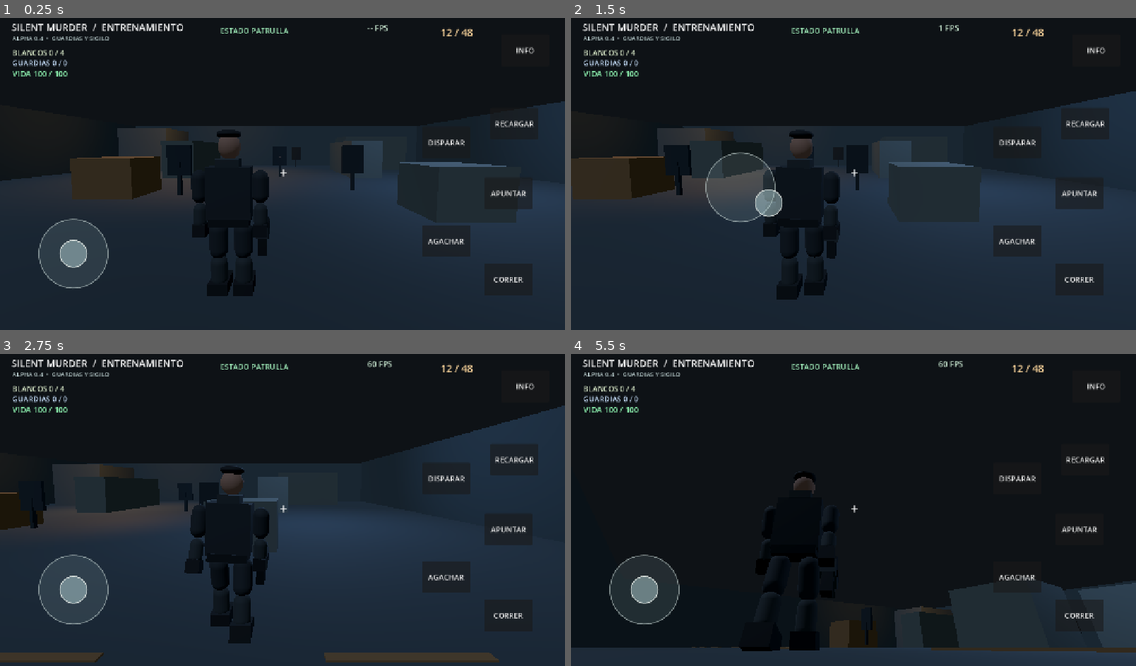
Above: before the commit, frames 1-4 (two rows, left to right).
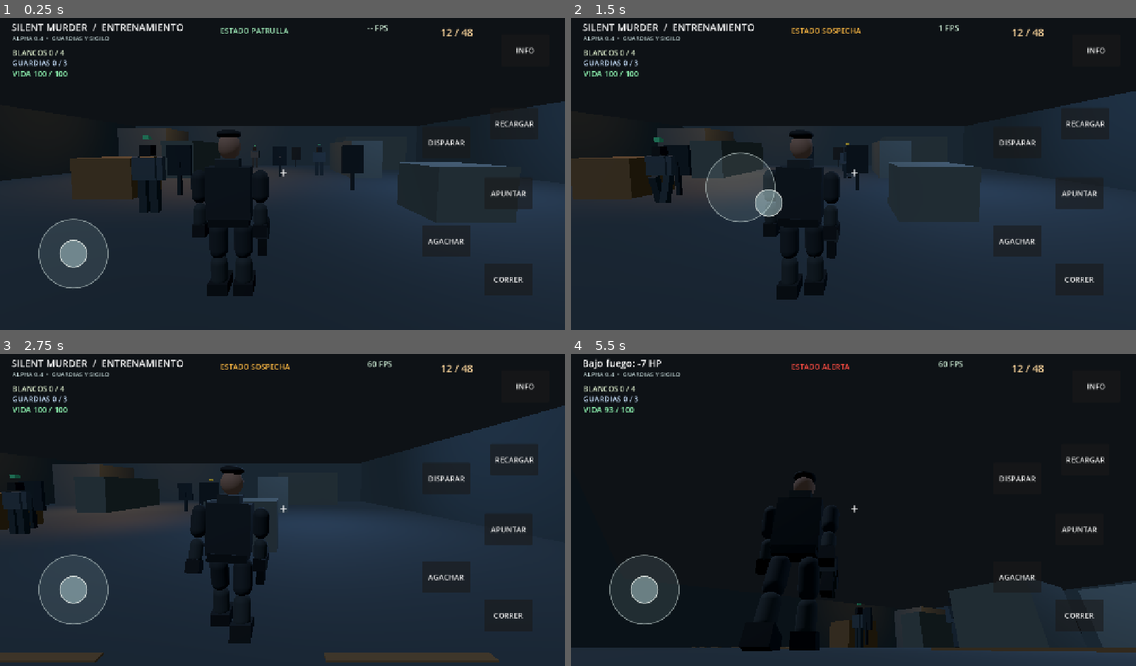
Above: after the commit, the same moments.

Repository: LoloscarPrr/Silent-murder
Game: Godot game, scene res://scenes/main.tscn
The game is run twice, just before and just after one commit, with the same random seed, the same clock (stepped at 60 frames per second) and the same inputs.
Inputs (mouse positions are in pixels of both pictures, inside the frame that each line leads up to):
- Up to frame 1 (0.25 s): no input
- Up to frame 2 (1.5 s): move the mouse to (977, 155) at 0.52 s; hold Right (ui_right) 0.53-1.25 s; click (977, 155) at 0.67 s; drag from (740, 186) to (825, 233) at 1.27 s
- Up to frame 3 (2.75 s): move the mouse to (339, 438) at 2.02 s; hold Right (ui_right) from 2.03 s (still down)
- Up to frame 4 (5.5 s): release Right (ui_right) at 2.75 s; drag from (825, 569) to (684, 460) at 2.77 s; move the mouse to (1023, 553) at 3.52 s; hold Left (ui_left) 3.53-4.25 s; drag from (684, 460) to (768, 428) at 4.27 s; move the mouse to (881, 506) at 5.02 s; hold Down (ui_down) from 5.03 s (still down); click (881, 506) at 5.17 s

The runs differ from the first frame. In frame 1, 0.8% of the frame differs, in the area x 11-57%, y 13-63%; in frame 2, 0.7%; in frame 3, 0.5%; in frame 4, 0.9%, in the area x 2-68%, y 1-95%.
Error before the commit: Parse Error: Cannot infer the type of "crouched" variable because the value doesn't have a set type. (res://scripts/guard_ai.gd:124)

Commit message:
fix(0.4): tipar visibilidad de sigilo en guardias

Diff:
--- a/scripts/guard_ai.gd
+++ b/scripts/guard_ai.gd
@@ -121,7 +121,7 @@
  if player == null or not is_instance_valid(player):
   return false
  var eye := global_position + Vector3(0,1.53,0)
- var crouched := player.is_crouching
+ var crouched: bool = player.is_crouching
  var target := player.global_position + Vector3(0,.87 if crouched else 1.30,0)
  var toward := target-eye
  var distance := toward.length()
